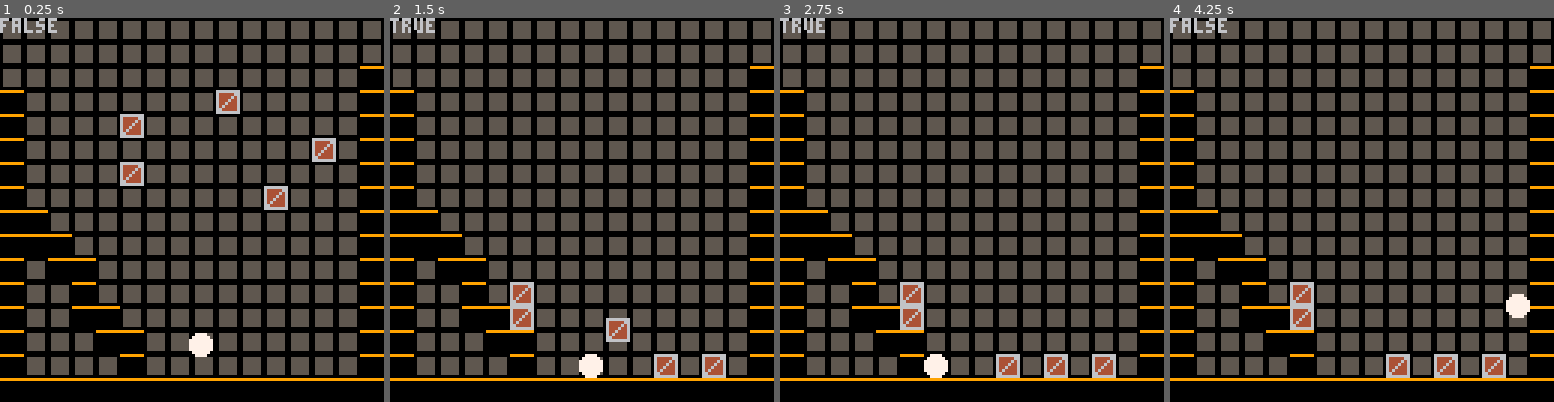
Above: before the commit, frames 1-4 (left to right).
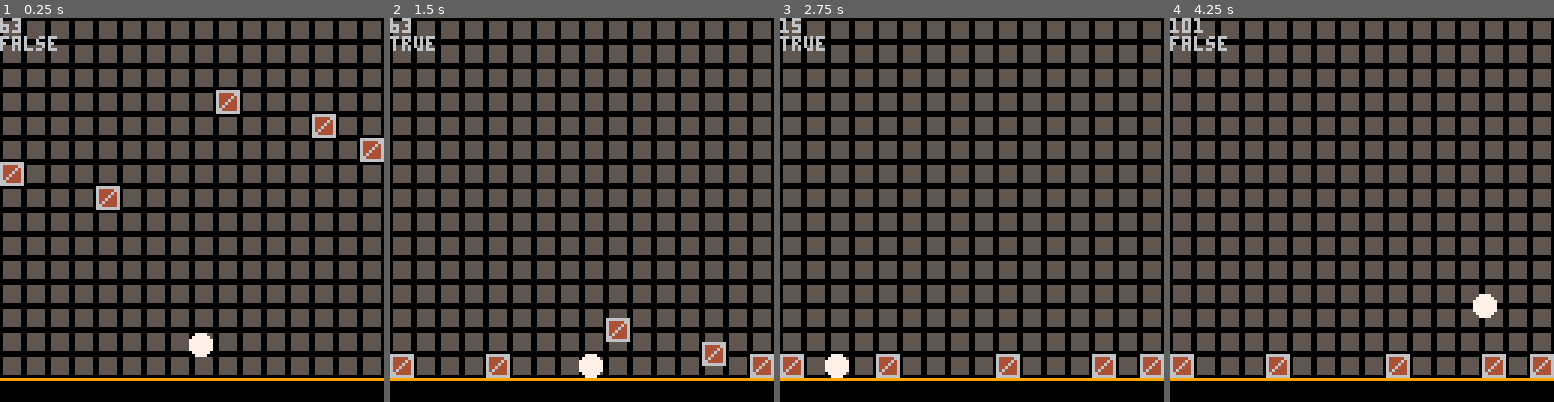
Above: after the commit, the same moments.

Repository: alstonStone/pico8_T-Jump
Game: PICO-8 cartridge t-jump.p8
Two runs of this game, one before a commit and one after it. Both use one fixed random seed, a clock stepped at 60 frames per second and the inputs below.
Inputs:
- Up to frame 1 (0.25 s): no input
- Up to frame 2 (1.5 s): tap X (X key) at 1.07 s
- Up to frame 3 (2.75 s): hold Left 1.97-2.37 s; tap X (X key) at 2.07, 2.4, 2.73 s
- Up to frame 4 (4.25 s): hold Right 2.87-3.53 s; tap X (X key) every 0.33 s from 3.07 to 4.07 s; hold Right from 4.13 s (still down)

The runs differ from the first frame. In frame 1, 13% of the frame differs, in the area x 0-100%, y 0-93%; in frame 2, 12%; in frame 3, 13%; in frame 4, 13%.

Commit message:
Side collisions
player now cant run off the sides of screen.

Diff:
--- a/t-jump.p8
+++ b/t-jump.p8
@@ -21,6 +21,7 @@
 function _draw()
 	cls()
 	map()
+	print(plr.x)
 	plr_draw()
 	bm_draw()
 end
@@ -32,7 +33,7 @@
 	bh=8 --block height
 	blocks={}
 	for i=1,5 do
-		add(blocks, spawn_block(flr(rnd(15))*8,i*8))
+		add(blocks, spawn_block(flr(rnd(16))*8,i*8))
 		--flr(rnd(15))
 	end
 end
@@ -87,7 +88,6 @@
 	plr.w=8
 	plr.h=8
 
-	plr.is_gnd=false
 	plr.speed=2
 	plr.slow=1
 	plr.max_speed=4
@@ -137,6 +137,8 @@
 			plr.dx= -plr.max_speed
 		end
 	end
+	if (plr.x<0) plr.x=0
+	if (plr.x>120) plr.x=120
 end
 
 
@@ -241,19 +243,19 @@
 __map__
 0202020202020202020202020202020200000000000000000000000000000000000000000000000000000000000000000000000000000000000000000000000000000000000000000000000000000000000000000000000000000000000000000000000000000000000000000000000000000000000000000000000000000000
 0202020202020202020202020202020200000000000000000000000000000000000000000000000000000000000000000000000000000000000000000000000000000000000000000000000000000000000000000000000000000000000000000000000000000000000000000000000000000000000000000000000000000000
-0202020202020202020202020202020400000000000000000000000000000000000000000000000000000000000000000000000000000000000000000000000000000000000000000000000000000000000000000000000000000000000000000000000000000000000000000000000000000000000000000000000000000000
-0402020202020202020202020202020400000000000000000000000000000000000000000000000000000000000000000000000000000000000000000000000000000000000000000000000000000000000000000000000000000000000000000000000000000000000000000000000000000000000000000000000000000000
-0402020202020202020202020202020400000000000000000000000000000000000000000000000000000000000000000000000000000000000000000000000000000000000000000000000000000000000000000000000000000000000000000000000000000000000000000000000000000000000000000000000000000000
-0402020202020202020202020202020400000000000000000000000000000000000000000000000000000000000000000000000000000000000000000000000000000000000000000000000000000000000000000000000000000000000000000000000000000000000000000000000000000000000000000000000000000000
-0402020202020202020202020202020400000000000000000000000000000000000000000000000000000000000000000000000000000000000000000000000000000000000000000000000000000000000000000000000000000000000000000000000000000000000000000000000000000000000000000000000000000000
-0402020202020202020202020202020400000000000000000000000000000000000000000000000000000000000000000000000000000000000000000000000000000000000000000000000000000000000000000000000000000000000000000000000000000000000000000000000000000000000000000000000000000000
-0404020202020202020202020202020400000000000000000000000000000000000000000000000000000000000000000000000000000000000000000000000000000000000000000000000000000000000000000000000000000000000000000000000000000000000000000000000000000000000000000000000000000000
-0404040202020202020202020202020400000000000000000000000000000000000000000000000000000000000000000000000000000000000000000000000000000000000000000000000000000000000000000000000000000000000000000000000000000000000000000000000000000000000000000000000000000000
-0402040402020202020202020202020400000000000000000000000000000000000000000000000000000000000000000000000000000000000000000000000000000000000000000000000000000000000000000000000000000000000000000000000000000000000000000000000000000000000000000000000000000000
-0402020402020202020202020202020400000000000000000000000000000000000000000000000000000000000000000000000000000000000000000000000000000000000000000000000000000000000000000000000000000000000000000000000000000000000000000000000000000000000000000000000000000000
-0402020404020202020202020202020400000000000000000000000000000000000000000000000000000000000000000000000000000000000000000000000000000000000000000000000000000000000000000000000000000000000000000000000000000000000000000000000000000000000000000000000000000000
-0402020204040202020202020202020400000000000000000000000000000000000000000000000000000000000000000000000000000000000000000000000000000000000000000000000000000000000000000000000000000000000000000000000000000000000000000000000000000000000000000000000000000000
-0402020202040202020202020202020400000000000000000000000000000000000000000000000000000000000000000000000000000000000000000000000000000000000000000000000000000000000000000000000000000000000000000000000000000000000000000000000000000000000000000000000000000000
+0202020202020202020202020202020200000000000000000000000000000000000000000000000000000000000000000000000000000000000000000000000000000000000000000000000000000000000000000000000000000000000000000000000000000000000000000000000000000000000000000000000000000000
+0202020202020202020202020202020200000000000000000000000000000000000000000000000000000000000000000000000000000000000000000000000000000000000000000000000000000000000000000000000000000000000000000000000000000000000000000000000000000000000000000000000000000000
+0202020202020202020202020202020200000000000000000000000000000000000000000000000000000000000000000000000000000000000000000000000000000000000000000000000000000000000000000000000000000000000000000000000000000000000000000000000000000000000000000000000000000000
+0202020202020202020202020202020200000000000000000000000000000000000000000000000000000000000000000000000000000000000000000000000000000000000000000000000000000000000000000000000000000000000000000000000000000000000000000000000000000000000000000000000000000000
+0202020202020202020202020202020200000000000000000000000000000000000000000000000000000000000000000000000000000000000000000000000000000000000000000000000000000000000000000000000000000000000000000000000000000000000000000000000000000000000000000000000000000000
+0202020202020202020202020202020200000000000000000000000000000000000000000000000000000000000000000000000000000000000000000000000000000000000000000000000000000000000000000000000000000000000000000000000000000000000000000000000000000000000000000000000000000000
+0202020202020202020202020202020200000000000000000000000000000000000000000000000000000000000000000000000000000000000000000000000000000000000000000000000000000000000000000000000000000000000000000000000000000000000000000000000000000000000000000000000000000000
+0202020202020202020202020202020200000000000000000000000000000000000000000000000000000000000000000000000000000000000000000000000000000000000000000000000000000000000000000000000000000000000000000000000000000000000000000000000000000000000000000000000000000000
+0202020202020202020202020202020200000000000000000000000000000000000000000000000000000000000000000000000000000000000000000000000000000000000000000000000000000000000000000000000000000000000000000000000000000000000000000000000000000000000000000000000000000000
+0202020202020202020202020202020200000000000000000000000000000000000000000000000000000000000000000000000000000000000000000000000000000000000000000000000000000000000000000000000000000000000000000000000000000000000000000000000000000000000000000000000000000000
+0202020202020202020202020202020200000000000000000000000000000000000000000000000000000000000000000000000000000000000000000000000000000000000000000000000000000000000000000000000000000000000000000000000000000000000000000000000000000000000000000000000000000000
+0202020202020202020202020202020200000000000000000000000000000000000000000000000000000000000000000000000000000000000000000000000000000000000000000000000000000000000000000000000000000000000000000000000000000000000000000000000000000000000000000000000000000000
+0202020202020202020202020202020200000000000000000000000000000000000000000000000000000000000000000000000000000000000000000000000000000000000000000000000000000000000000000000000000000000000000000000000000000000000000000000000000000000000000000000000000000000
 0404040404040404040404040404040400000000000000000000000000000000000000000000000000000000000000000000000000000000000000000000000000000000000000000000000000000000000000000000000000000000000000000000000000000000000000000000000000000000000000000000000000000000
 
 
